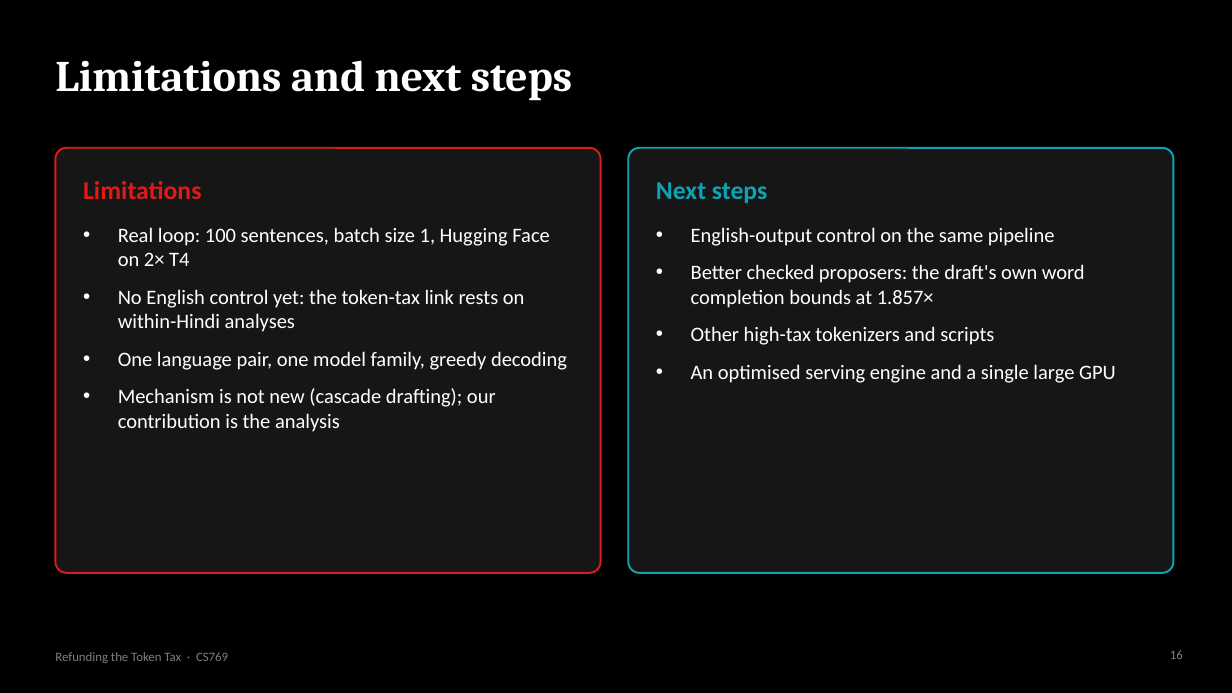
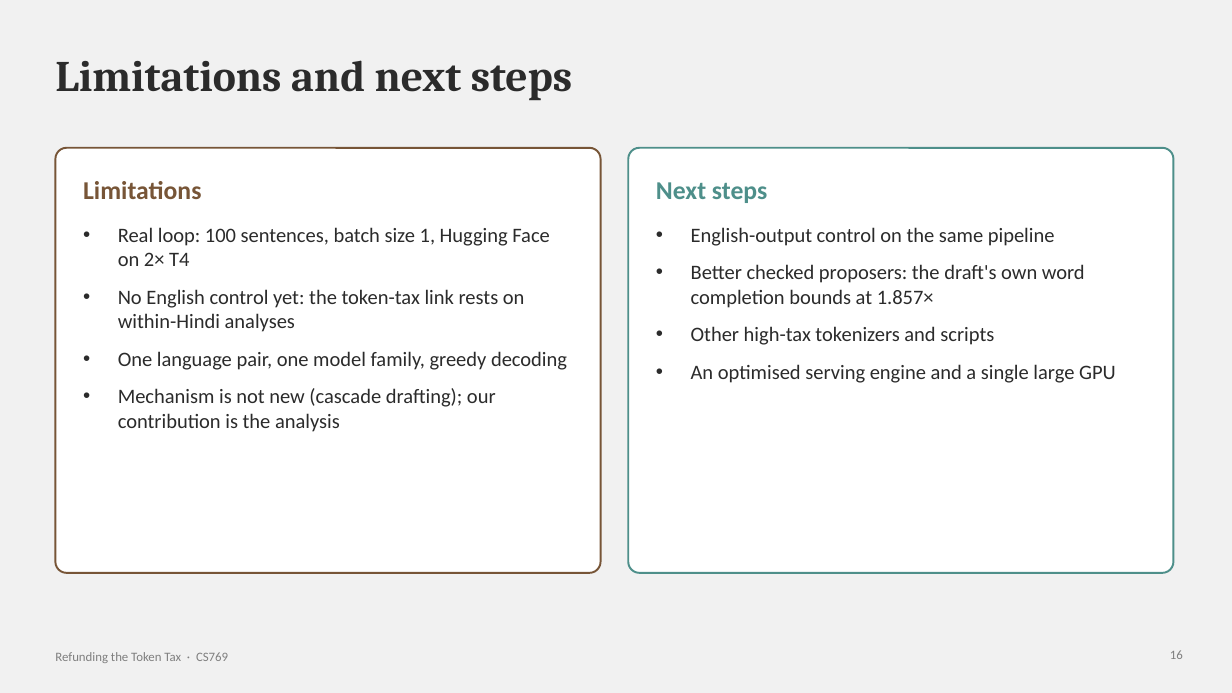
Before and after one commit to https-kanika/Linguistically-guided-MTP, a slide deck: slide 16 of slides/token_tax_refund.pptx. Drawn at 1232x693 pixels with LibreOffice and Linux fonts; fonts in the diff are those of the drawing. Boxes give left, top, right and bottom in pixels: in the first picture for what was removed or moved away, otherwise in the second. Text is boxed around its words. In the diff, an @@ line names an element or a change of style, - is before the commit and + after.

Commit message:
Slides: seashell theme (Old Copper, Butter Yellow, Nebula)

```diff
--- a/slides/token_tax_refund.pptx
+++ b/slides/token_tax_refund.pptx
@@ background #000000 to #F1F1F1 @@
@@ rounded rectangle at (55, 148, 601, 573): fill #161616 to #FFFFFF; outline #DD1C1A 1.5 pt to #775537 1.5 pt @@
@@ rounded rectangle at (628, 148, 1174, 573): fill #161616 to #FFFFFF; outline #0FA3B1 1.5 pt to #4E8F8A 1.5 pt @@
@@ text "Limitations" at (83, 181, 201, 199): text colour #DD1C1A to #775537 @@
@@ text "Next steps" at (656, 182, 767, 203): text colour #0FA3B1 to #4E8F8A @@
@@ text colour #FFFFFF to #2B2B2B in 3 elements at (55, 60, 572, 101), (118, 227, 567, 432), (691, 227, 1116, 383) @@
```
Also in this commit, not shown: 16 other slides changed, 1 other file.
